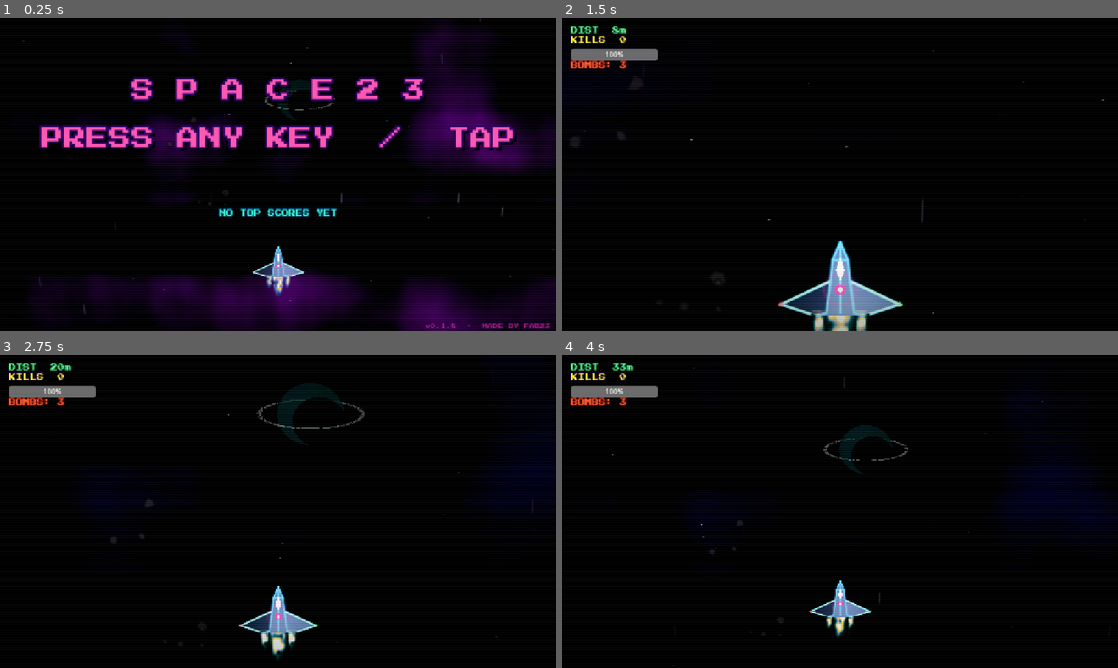
Above: before the commit, frames 1-4 (two rows, left to right).
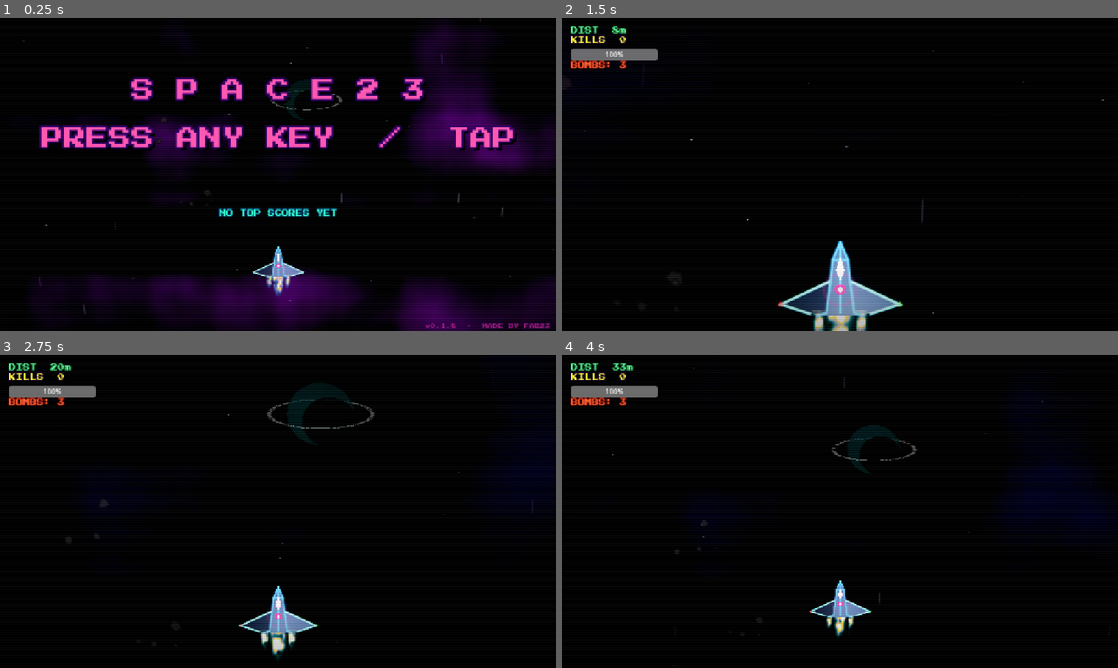
Above: after the commit, the same moments.

Repository: fabriziosalmi/space23
Game: Godot game, scene res://Main.tscn
The game is run twice, just before and just after one commit, with the same random seed, the same clock (stepped at 60 frames per second) and the same inputs. Sound files missing from this copy of the repository are replaced by a short silence.
Inputs (mouse positions are in pixels of both pictures, inside the frame that each line leads up to):
- Up to frame 1 (0.25 s): no input
- Up to frame 2 (1.5 s): tap Enter (ui_accept) at 0.5, 0.77 s; move the mouse to (962, 158) at 0.52 s; hold D (move_right) 0.53-1.28 s; tap X (bomb) at 0.6 s; click (962, 158) at 0.67 s; move the mouse to (728, 190) at 1.27 s; hold S (move_down) from 1.28 s (still down); tap Shift (dash) at 1.35 s
- Up to frame 3 (2.75 s): tap Enter (ui_accept) at 1.52 s; move the mouse to (333, 442) at 2.02 s; release S (move_down) at 2.03 s; hold D (move_right) from 2.03 s (still down); hold Space (fire) from 2.03 s (still down)
- Up to frame 4 (4 s): move the mouse to (812, 574) at 2.77 s; release D (move_right) at 2.78 s; release Space (fire) at 2.78 s; hold W (move_up) 2.78-3.53 s; tap P at 2.85 s; click (812, 574) at 2.92 s; tap Enter (ui_accept) at 3.02, 3.77 s; move the mouse to (1006, 558) at 3.52 s; hold A (move_left) from 3.53 s (still down); tap X (bomb) at 3.6 s

The runs differ from the first frame. In frame 1, 0.2% of the frame differs, in the area x 8-86%, y 23-87%; in frame 2, less than 0.1%; in frame 3, 0.5%, in the area x 12-90%, y 13-91%; in frame 4, 0.4%.

Commit message:
feat(bg): Phase 1.5 — strip 1.4x + position-keyed lateral parallax
Replaces the velocity-driven lateral_factor_* drift (sub-pixel/frame, broken
when the player held a direction) with a strip-based position-keyed model.
The universe is now rendered in a strip 1.4x the viewport; viewport_offset_x
smoothly tracks player.position.x (clamped so the strongest layer never
exposes strip edges) and each layer shifts by its own depth factor:

  nebula shader 0.05 / deep landmarks 0.20 / planets 0.45 / foreground 0.85

CPU layer entries gain a `strip_x` anchor and recompute pos.x each frame;
sprites store strip_x in metadata. Spawns now place bodies across the full
strip width — off-axis composition is "discoverable" by leaning sideways.

Co-Authored-By: Claude Opus 4.7 (1M context) <noreply@anthropic.com>

Diff:
--- a/BackgroundRenderer.gd
+++ b/BackgroundRenderer.gd
@@ -30,6 +30,24 @@
 # global "distance" counter (a planet should appear every PLANET_INTERVAL_PX
 # of in-game distance under default time dilation).
 const REFERENCE_SCROLL_SPEED: float = 100.0
+
+# ===== Strip / parallax (Phase 1.5: position-keyed lateral camera) =====
+# Universe is rendered in a "strip" wider than the viewport. The viewport's
+# horizontal centre tracks a smoothed `player.position.x`; each layer slides
+# laterally by a depth-scaled fraction of the player's offset from centre.
+# Result: real depth cue (closer layers move more) — replaces the prior
+# velocity-driven `lateral_factor_*` shifts that drifted at sub-pixel rates.
+const STRIP_WIDTH_MULT: float = 1.4   # 1280 viewport → 1792 strip
+const LATERAL_LERP_RATE: float = 4.0  # per-second smoothing toward target offset
+# Per-layer depth factors. 1.0 = full parallax (matches player motion); 0.0 =
+# infinite distance (no parallax). Values from bg_v2.md §4.1, with two extra
+# tiers for the CPU draw layers between deep and foreground.
+const DEPTH_NEBULA: float = 0.05         # nebula shader UV offset
+const DEPTH_DEEP: float = 0.20           # galaxy / nebula / BH / cluster sprites + CPU layer_deep
+const DEPTH_LAYER_MID: float = 0.30      # mid procedural stars
+const DEPTH_PLANET: float = 0.45         # planet sprites
+const DEPTH_LAYER_NEAR: float = 0.50     # near constellation + bright stars
+const DEPTH_FOREGROUND: float = 0.85     # CPU layer_top (asteroids, comets, foreground planets)
 
 # Deep-space landmarks (galaxies, nebulae, blackholes, clusters). Each kind has
 # its own pacing and visual treatment. They share the planet shader so they
@@ -101,9 +119,26 @@
 
 var screen_size: Vector2
 
+# Strip / parallax state. `viewport_offset_x` is the smoothed lateral camera
+# position in *strip-relative* coords: 0 = strip centred on viewport, +N = the
+# viewport is N px right of centre (i.e. layers shift left by N*depth on
+# screen). Clamped to ±max_player_offset so the strongest layer (DEPTH_FOREGROUND)
+# never exposes the strip's hard edges.
+var strip_width: float = 0.0
+var strip_pad: float = 0.0
+var max_player_offset: float = 0.0
+var viewport_offset_x: float = 0.0
+
 func _ready():
 	z_index = -10
 	screen_size = get_viewport_rect().size
+	strip_width = screen_size.x * STRIP_WIDTH_MULT
+	strip_pad = (strip_width - screen_size.x) * 0.5
+	# Foreground layer at depth d shifts by d * |player_offset| px on screen. To
+	# keep its content inside the strip we need d_max * |player_offset| ≤ strip_pad,
+	# i.e. |player_offset| ≤ strip_pad / d_max. Default: 256 / 0.85 ≈ 301 px —
+	# roughly half-screen of player travel before parallax saturates.
+	max_player_offset = strip_pad / DEPTH_FOREGROUND
 
 	# --- LAYER 0: NEBULA SHADER (Colored Universe Background) ---
 	# Z absoluto: il shader output è OPAQUE (alpha=1.0). Senza z_as_relative=false
@@ -188,6 +223,16 @@
 		deep_distance_accum[kind] = float(DEEP_CONFIGS[kind]["interval_px"]) * f
 	planet_sequence = 0
 
+# Map a strip-anchored x to the screen-space x for a layer of given depth.
+# Strip coords range over [0, strip_width]; screen coords over [0, screen_w].
+# When viewport_offset_x = 0 the strip is centred on the viewport, so a body
+# at strip_x = strip_width/2 renders at screen_w/2. As the player moves right,
+# viewport_offset_x grows positive and layers shift left by depth * offset —
+# stronger for foreground (DEPTH_FOREGROUND), barely visible for deep layers
+# (DEPTH_DEEP), invisible for the nebula (handled in shader at DEPTH_NEBULA).
+func _strip_to_screen_x(strip_x: float, depth: float) -> float:
+	return strip_x - strip_pad - viewport_offset_x * depth
+
 func _init_layers():
 	# Densità ridotta: prima ~120 elementi tra stars+flares+constellations →
 	# percepiti come "rumore". Ora ~50 totali, distribuiti per dare profondità
@@ -199,7 +244,7 @@
 	for i in range(2):
 		layer_deep.append({
 			"type": "galaxy",
-			"pos": Vector2(randf_range(-200, screen_size.x + 200), randf() * screen_size.y),
+			"strip_x": randf_range(-200, strip_width + 200), "pos": Vector2(0.0, randf() * screen_size.y),
 			"speed": randf_range(2.0, 5.0),
 			"size": randf_range(5.0, 10.0),
 			"angle": randf() * PI * 2.0,
@@ -209,7 +254,7 @@
 	for i in range(5):
 		layer_deep.append({
 			"type": "flare",
-			"pos": Vector2(randf_range(-200, screen_size.x + 200), randf() * screen_size.y),
+			"strip_x": randf_range(-200, strip_width + 200), "pos": Vector2(0.0, randf() * screen_size.y),
 			"speed": randf_range(2.0, 6.0),
 			"pulse_offset": randf() * PI * 2.0,
 			"pulse_speed": randf_range(0.5, 1.0)
@@ -221,20 +266,22 @@
 	# velocità in foreground) + una costellazione cosmetica.
 	for i in range(8):
 		layer_mid.append({
-			"pos": Vector2(randf_range(-200, screen_size.x + 200), randf() * screen_size.y),
+			"strip_x": randf_range(-200, strip_width + 200), "pos": Vector2(0.0, randf() * screen_size.y),
 			"speed": randf_range(40.0, 90.0),
 			"brightness": randf_range(0.20, 0.40)
 		})
 
 	var num_stars = randi() % 4 + 3
-	var c_pos = Vector2(randf_range(-200, screen_size.x + 200), randf() * screen_size.y)
+	var c_strip_x: float = randf_range(-200, strip_width + 200)
+	var c_pos_y: float = randf() * screen_size.y
 	var speed = randf_range(2.0, 8.0)
 	var stars = []
 	for s in range(num_stars):
 		stars.append(Vector2(randf_range(-200, 200), randf_range(-200, 200)))
 	layer_near.append({
 		"type": "constellation",
-		"pos": c_pos,
+		"strip_x": c_strip_x,
+		"pos": Vector2(0.0, c_pos_y),  # pos.x recomputed each frame from strip_x
 		"speed": speed,
 		"stars": stars,
 		"brightness": randf_range(0.35, 0.6)
@@ -242,7 +289,7 @@
 	for i in range(6):
 		layer_near.append({
 			"type": "star",
-			"pos": Vector2(randf_range(-200, screen_size.x + 200), randf() * screen_size.y),
+			"strip_x": randf_range(-200, strip_width + 200), "pos": Vector2(0.0, randf() * screen_size.y),
 			"speed": randf_range(120.0, 220.0),
 			"brightness": randf_range(0.40, 0.75)
 		})
@@ -251,7 +298,7 @@
 	for i in range(2):
 		layer_top.append({
 			"type": "planet",
-			"pos": Vector2(randf_range(-200, screen_size.x + 200), randf() * screen_size.y),
+			"strip_x": randf_range(-200, strip_width + 200), "pos": Vector2(0.0, randf() * screen_size.y),
 			"speed": randf_range(30.0, 50.0),
 			"radius": randf_range(30.0, 60.0),
 			"color": Color(randf_range(0.1, 0.3), randf_range(0.1, 0.3), randf_range(0.2, 0.4), 0.7),
@@ -275,22 +322,31 @@
 			})
 		layer_top.append({
 			"type": "asteroid_group",
-			"pos": Vector2(randf_range(-200, screen_size.x + 200), randf() * screen_size.y),
+			"strip_x": randf_range(-200, strip_width + 200), "pos": Vector2(0.0, randf() * screen_size.y),
 			"speed": randf_range(80.0, 120.0),
 			"asteroids": asteroids
 		})
 	for i in range(2):
 		layer_top.append({
 			"type": "comet",
-			"pos": Vector2(randf_range(-200, screen_size.x + 200), randf() * screen_size.y),
+			"strip_x": randf_range(-200, strip_width + 200), "pos": Vector2(0.0, randf() * screen_size.y),
 			"speed": randf_range(300.0, 500.0),
 			"dir": Vector2(randf_range(-0.5, 0.5), 1.0).normalized(),
 			"length": randf_range(80.0, 150.0)
 		})
 
-func update_background(delta: float, global_speed_multiplier: float, c_bg: Color, c_neb1: Color, c_neb2: Color, audio_low: float, audio_mid: float, audio_high: float = 0.0, player_vel_x: float = 0.0):
+func update_background(delta: float, global_speed_multiplier: float, c_bg: Color, c_neb1: Color, c_neb2: Color, audio_low: float, audio_mid: float, audio_high: float = 0.0, player_x: float = -1.0):
 	# Cassa = boost momentaneo dello scroll. Pulsa con la traccia.
 	var effective_speed: float = global_speed_multiplier + audio_low * KICK_PARALLAX_BOOST
+
+	# Lateral camera: smoothed track of player offset from viewport centre.
+	# Clamped so DEPTH_FOREGROUND * |offset| ≤ strip_pad — the strongest-parallax
+	# layer never exposes the strip's hard edges. `player_x = -1` is the sentinel
+	# for "no player" (TITLE state) → strip-centred, no lateral motion.
+	var target_offset: float = 0.0
+	if player_x >= 0.0:
+		target_offset = clamp(player_x - screen_size.x * 0.5, -max_player_offset, max_player_offset)
+	viewport_offset_x = lerp(viewport_offset_x, target_offset, LATERAL_LERP_RATE * delta)
 
 	# Floor "respiro" sul bass: raise minimo a ~0.15–0.25 per dare un kick
 	# baseline anche nei silenzi assoluti, ma SOTTO i picchi reali dell'audio
@@ -308,6 +364,10 @@
 		nebula_bg.material.set_shader_parameter("c_bg", Vector3(c_bg.r, c_bg.g, c_bg.b))
 		nebula_bg.material.set_shader_parameter("c_neb1", Vector3(c_neb1.r, c_neb1.g, c_neb1.b))
 		nebula_bg.material.set_shader_parameter("c_neb2", Vector3(c_neb2.r, c_neb2.g, c_neb2.b))
+		# Normalised lateral offset for the shader's UV shift. The shader
+		# multiplies by DEPTH_NEBULA internally → cloud / starfield drift
+		# barely perceptibly when the player leans laterally.
+		nebula_bg.material.set_shader_parameter("lateral_offset", viewport_offset_x / screen_size.x)
 
 	# Planet landmarks: drive their tint from the current palette and let them
 	# pulse on the bass. Per il pacing/scroll usiamo un floor disaccoppiato dal
@@ -318,40 +378,37 @@
 	current_palette_tint = Vector3(c_neb1.r, c_neb1.g, c_neb1.b)
 	last_audio_low = audio_low
 	var parallax_speed: float = max(global_speed_multiplier, 0.4) + audio_low * KICK_PARALLAX_BOOST
-	_tick_planets(delta, parallax_speed, player_vel_x)
-	_tick_deep_landmarks(delta, parallax_speed, player_vel_x)
-
-	# Scroll. Per dare un senso di profondità reattivo al movimento del player,
-	# shiftiamo i layer più "vicini" in direzione opposta a player.velocity.x.
-	# Fattori scelti empiricamente: il layer mid (lontano) si muove pochissimo,
-	# il near di più, il top molto poco perché contiene corpi celesti grandi
-	# (pianeti/asteroidi/comete) che con drift forte stonano.
-	# Max shift @ MAX_SPEED=700: mid ~0.07 px/frame, near ~0.4 px/frame, top ~0.14.
-	var lateral_factor_mid: float = 0.0001
-	var lateral_factor_near: float = 0.0006
-	var lateral_factor_top: float = 0.0002
+	_tick_planets(delta, parallax_speed)
+	_tick_deep_landmarks(delta, parallax_speed)
+
+	# CPU layers: each entry stores `strip_x` (anchor in strip coords) and `pos`
+	# (cached render position). Y scrolls per-frame as before; X is recomputed
+	# every frame from `strip_x` and the layer's depth factor — replaces the
+	# old velocity-keyed `lateral_factor_*` drift, which accumulated sub-pixel
+	# shifts that drifted unboundedly when the player held a direction.
 	var all_layers = [layer_deep, layer_mid, layer_near, layer_top]
-	var lateral_factors = [0.0, lateral_factor_mid, lateral_factor_near, lateral_factor_top]
+	var depths: Array = [DEPTH_DEEP, DEPTH_LAYER_MID, DEPTH_LAYER_NEAR, DEPTH_FOREGROUND]
 	var li: int = 0
 	for layer in all_layers:
-		var lat_shift: float = -player_vel_x * lateral_factors[li] * delta * 60.0
+		var depth: float = depths[li]
 		for e in layer:
-			if e.has("dir"): # E' una cometa
-				e.pos += e.dir * e.speed * effective_speed * delta
-				if e.pos.y > screen_size.y + 200 or e.pos.x < -200 or e.pos.x > screen_size.x + 200:
+			if e.has("dir"): # comet — moves freely in strip space
+				e.strip_x += e.dir.x * e.speed * effective_speed * delta
+				e.pos.y += e.dir.y * e.speed * effective_speed * delta
+				if e.pos.y > screen_size.y + 200 or e.strip_x < -200 or e.strip_x > strip_width + 200:
 					e.pos.y = -200
-					e.pos.x = randf_range(-200, screen_size.x + 200)
+					e.strip_x = randf_range(-200, strip_width + 200)
 			else:
 				e.pos.y += e.speed * effective_speed * delta
-				e.pos.x += lat_shift
 				if e.pos.y > screen_size.y + 150:
 					e.pos.y = -150
-					e.pos.x = randf_range(-200, screen_size.x + 200)
-
-			if e.has("rot"): # E' un asteroide
+					e.strip_x = randf_range(-200, strip_width + 200)
+			e.pos.x = _strip_to_screen_x(e.strip_x, depth)
+
+			if e.has("rot"): # asteroid (single)
 				e.rot += e.rot_speed * effective_speed * delta
 
-			if e.has("asteroids"): # E' un gruppo di asteroidi
+			if e.has("asteroids"): # asteroid group
 				for ast in e.asteroids:
 					ast.rot += ast.rot_speed * effective_speed * delta
 		li += 1
@@ -365,16 +422,23 @@
 	# "Visible" = sprite gia parzialmente in viewport o sta per entrare. Range
 	# generoso (-500..screen+300) perche i landmark sono ora 400-800 px → il
 	# guard deve considerare lo sprite come "visibile" anche con il centro
-	# fuori viewport, finche i bordi sono dentro.
+	# fuori viewport, finche i bordi sono dentro. Con la strip 1.4× alcuni
+	# sprite possono essere parcheggiati off-screen-X (a strip_x agli estremi):
+	# li escludiamo dal guard così un landmark visibile-solo-se-leani non
+	# blocca lo spawn della prossima landmark on-axis.
 	for c in planet_layer.get_children():
-		if c is Sprite2D and c.position.y > -500 and c.position.y < screen_size.y + 300:
+		if c is Sprite2D \
+				and c.position.y > -500 and c.position.y < screen_size.y + 300 \
+				and c.position.x > -300 and c.position.x < screen_size.x + 300:
 			return true
 	for c in deep_layer.get_children():
-		if c is Sprite2D and c.position.y > -500 and c.position.y < screen_size.y + 300:
+		if c is Sprite2D \
+				and c.position.y > -500 and c.position.y < screen_size.y + 300 \
+				and c.position.x > -300 and c.position.x < screen_size.x + 300:
 			return true
 	return false
 
-func _tick_planets(delta: float, effective_speed: float, player_vel_x: float = 0.0) -> void:
+func _tick_planets(delta: float, effective_speed: float) -> void:
 	# Accumulate "distance traveled" for planet spawn pacing.
 	planet_distance_accum += effective_speed * REFERENCE_SCROLL_SPEED * delta
 
@@ -388,20 +452,24 @@
 			planet_distance_accum -= PLANET_INTERVAL_PX
 			_spawn_planet()
 
-	# Lateral parallax shift dei pianeti (layer "lontano" → factor piccolo).
-	# 0.00015 al MAX_SPEED 700 = ~6 px/sec, percepibile ma non distrae.
-	var lat_shift: float = -player_vel_x * 0.00015 * delta * 60.0
-
-	# Drive existing planets: scroll + slight horizontal drift + per-frame
+	# Drive existing planets: scroll + slight strip-space drift + per-frame
 	# shader uniforms (palette tint follows current track, bass pulses size).
+	# X is recomputed every frame from the planet's `strip_x` anchor → lateral
+	# parallax follows player position with depth factor DEPTH_PLANET (0.45),
+	# replacing the prior velocity-driven shift that drifted unboundedly.
 	for child in planet_layer.get_children():
 		var sp := child as Sprite2D
 		if sp == null:
 			continue
 		var sc_speed: float = float(sp.get_meta("scroll_speed", PLANET_SCROLL_SPEED))
 		var x_drift: float = float(sp.get_meta("x_drift", 0.0))
+		var anchor: float = float(sp.get_meta("strip_x", strip_width * 0.5))
+		# x_drift advances the strip-anchor (slow horizontal "crossing" feel) —
+		# kept in strip space so the parallax framing remains consistent.
+		anchor += x_drift * delta
+		sp.set_meta("strip_x", anchor)
 		sp.position.y += sc_speed * effective_speed * delta
-		sp.position.x += x_drift * delta + lat_shift
+		sp.position.x = _strip_to_screen_x(anchor, DEPTH_PLANET)
 
 		if sp.material:
 			sp.material.set_shader_parameter("tint", current_palette_tint)
@@ -410,7 +478,7 @@
 		if sp.position.y > screen_size.y + 450:
 			sp.queue_free()
 
-func _tick_deep_landmarks(delta: float, effective_speed: float, player_vel_x: float = 0.0) -> void:
+func _tick_deep_landmarks(delta: float, effective_speed: float) -> void:
 	# Per-kind distance accumulators → independent pacing. Anche qui guard di
 	# esclusività: se c'è già una landmark in viewport (planet o deep), questo
 	# spawn viene posticipato. Cap dell'accumulator a interval per evitare burst.
@@ -424,18 +492,20 @@
 				deep_distance_accum[kind] -= interval
 				_spawn_deep_landmark(kind)
 
-	# Lateral parallax dei deep landmarks (layer più lontano dei pianeti).
-	var lat_shift: float = -player_vel_x * 0.00008 * delta * 60.0
-
-	# Update active deep landmarks: scroll, drift, palette tint per frame.
+	# Update active deep landmarks: scroll, strip-space drift, per-frame shader
+	# uniforms. X recomputed every frame from `strip_x` anchor at DEPTH_DEEP
+	# (0.20) — gentle lateral parallax, deep landmarks read as far away.
 	for child in deep_layer.get_children():
 		var sp := child as Sprite2D
 		if sp == null:
 			continue
 		var sc_speed: float = float(sp.get_meta("scroll_speed", 20.0))
 		var x_drift: float = float(sp.get_meta("x_drift", 0.0))
+		var anchor: float = float(sp.get_meta("strip_x", strip_width * 0.5))
+		anchor += x_drift * delta
+		sp.set_meta("strip_x", anchor)
 		sp.position.y += sc_speed * effective_speed * delta
-		sp.position.x += x_drift * delta + lat_shift
+		sp.position.x = _strip_to_screen_x(anchor, DEPTH_DEEP)
 		if sp.material:
 			sp.material.set_shader_parameter("tint", current_palette_tint)
 			sp.material.set_shader_parameter("audio_low", last_audio_low)
@@ -463,14 +533,15 @@
 	var scale_factor: float = (body_target / tex_w) * size_jitter
 	sp.scale = Vector2(scale_factor, scale_factor)
 
-	# Spread across screen with margin so the body doesn't clip; randomized.
-	# Spawn ry alta (-450..-600) perché i landmark adesso sono giganti (body
-	# fino a 800 px). Con half_height ~400, ry=-500 mette il bottom del sprite
-	# a y=-100 (appena sopra il viewport): il landmark "scivola dentro" pulito.
+	# Spread across the *strip* (1.4× viewport) with margin. Spawn ry alta
+	# (-450..-600) perché i landmark adesso sono giganti (body fino a 800 px).
+	# Con half_height ~400, ry=-500 mette il bottom del sprite a y=-100 (appena
+	# sopra il viewport): il landmark "scivola dentro" pulito.
 	var margin: float = 220.0
-	var rx: float = randf_range(margin, screen_size.x - margin)
+	var rx_strip: float = randf_range(margin, strip_width - margin)
 	var ry: float = -randf_range(450, 600)
-	sp.position = Vector2(rx, ry)
+	sp.set_meta("strip_x", rx_strip)
+	sp.position = Vector2(_strip_to_screen_x(rx_strip, DEPTH_DEEP), ry)
 	sp.modulate = cfg["modulate"]
 	sp.rotation = randf_range(-0.4, 0.4)  # slight tilt — these are not "facing camera"
 
@@ -512,16 +583,18 @@
 	var scale_factor: float = (PLANET_BODY_TARGET_PX / body_w) * size_jitter
 	sp.scale = Vector2(scale_factor, scale_factor)
 
-	# Spread X across the full screen width with margin so the planet body
-	# doesn't clip the edge. Bias odd/even spawns toward opposite halves to
-	# avoid stacking columns.
-	var half: float = screen_size.x * 0.5
+	# Spread X across the full *strip* width (1.4× viewport) with margin so the
+	# planet body doesn't clip the strip edge. Bias odd/even spawns toward
+	# opposite halves to avoid stacking columns. With the wider strip, planets
+	# can spawn off-axis (visible only when player leans sideways) — the doc's
+	# "explorable on a small scale" payoff.
+	var half: float = strip_width * 0.5
 	var margin: float = 180.0
-	var rx: float
+	var rx_strip: float
 	if planet_sequence % 2 == 0:
-		rx = randf_range(margin, half - 40)
+		rx_strip = randf_range(margin, half - 40)
 	else:
-		rx = randf_range(half + 40, screen_size.x - margin)
+		rx_strip = randf_range(half + 40, strip_width - margin)
 
 	# Y entry jitter — spawn ben sopra il viewport perché il pianeta è enorme
 	# (body 600 + jitter scale = sprite ~600-700 px). ry=-400 lascia il bottom
@@ -529,10 +602,12 @@
 	var ry: float = -randf_range(380, 500)
 
 	# A slow horizontal drift gives the impression they're crossing the scene
-	# rather than scrolling vertically in lockstep.
+	# rather than scrolling vertically in lockstep. Drift advances the strip
+	# anchor (see _tick_planets), not the screen-space position directly.
 	var x_drift: float = randf_range(-12.0, 12.0)
 
-	sp.position = Vector2(rx, ry)
+	sp.set_meta("strip_x", rx_strip)
+	sp.position = Vector2(_strip_to_screen_x(rx_strip, DEPTH_PLANET), ry)
 	# Modulate quasi-bianco con leggera tinta perla; alpha 0.32 (-15% del giro
 	# precedente): planet ancora più "fondale".
 	sp.modulate = Color(0.92, 0.91, 0.96, 0.32)
--- a/Main.gd
+++ b/Main.gd
@@ -668,9 +668,10 @@
 		world_env.environment.glow_intensity = 1.8
 
 	# Background scroll (con kick→parallasse boost interno a BackgroundRenderer).
-	# Passiamo player.velocity.x: il bg laterale shifta in direzione opposta per
-	# dare un senso di profondità reattivo al movimento del giocatore.
-	bg_renderer.update_background(delta, global_speed_multiplier, current_c_bg, current_c_neb1, current_c_neb2, audio_manager.audio_low, audio_manager.audio_mid, audio_manager.audio_high, player.velocity.x)
+	# Passiamo player.position.x: il BackgroundRenderer calcola un viewport
+	# offset position-keyed (smoothato + clampato) e ogni layer shifta in base
+	# al proprio depth factor → parallasse vero (non più velocity-driven).
+	bg_renderer.update_background(delta, global_speed_multiplier, current_c_bg, current_c_neb1, current_c_neb2, audio_manager.audio_low, audio_manager.audio_mid, audio_manager.audio_high, player.position.x)
 
 	# Distance + HUD (DIST + KILLS separati così il punteggio kill non viene
 	# sommerso dalla distance dopo 1 minuto di gioco).
--- a/shaders/nebula.gdshader
+++ b/shaders/nebula.gdshader
@@ -17,6 +17,13 @@
 uniform float audio_low = 0.0;
 uniform float audio_mid = 0.0;
 uniform float audio_high = 0.0;
+// Lateral parallax: viewport_offset_x / screen_width passed by GDScript.
+// Multiplied by 0.05 (DEPTH_NEBULA) before being applied to sample UVs — the
+// nebula is the deepest layer, so the shift is barely perceptible (max ~1.2%
+// of UV at full player extension). Matches the position-keyed parallax of the
+// CPU layers and sprites; without this the nebula would feel locked to the
+// camera while everything in front slid past.
+uniform float lateral_offset = 0.0;
 
 vec2 random2(vec2 p) {
 	return fract(sin(vec2(dot(p, vec2(127.1, 311.7)), dot(p, vec2(269.5, 183.3)))) * 43758.5453);
@@ -91,6 +98,12 @@
 }
 
 void fragment() {
+	// Lateral shift applied uniformly to all sample UVs (clouds, starfields,
+	// streaks). Positive `lateral_offset` (player right of centre) → sample
+	// further right in the texture → cloud appears to drift left on screen,
+	// matching the parallax of layers in front.
+	float lat = lateral_offset * 0.05;
+
 	vec2 uv = UV;
 	// Direzione: `-= scroll_time` shifta il sample DOWN ⇒ pattern visibile
 	// si muove DOWN (illusione "ship moves forward"). Stessa correzione
@@ -98,6 +111,7 @@
 	// fbm() sotto sono state flippate per mantenere la differential drift
 	// inter-octave senza riportare le nuvole nella vecchia direzione UP.
 	uv.y -= scroll_time * 0.05;
+	uv.x += lat;
 
 	// Two main cloud octaves (bass-driven). Y-component delle additional
 	// time-offsets invertita rispetto alla vecchia versione: n1 add `-0.05`,
@@ -153,10 +167,12 @@
 	// e delle comete (che vanno giù).
 	vec2 star_uv1 = UV;
 	star_uv1.y -= scroll_time * 0.04;
+	star_uv1.x += lat;
 	color += starfield_layer(star_uv1, 140.0, 0.985, 0.035, 3.5) * (0.7 + audio_mid * 0.4);
 
 	vec2 star_uv2 = UV;
 	star_uv2.y -= scroll_time * 0.10;
+	star_uv2.x += lat;
 	color += starfield_layer(star_uv2, 75.0, 0.992, 0.05, 5.0) * 1.2 * (0.8 + audio_high * 0.5);
 
 	// --- SPEED STREAKS — sottili linee verticali "warp" che vendono velocità ---
@@ -166,6 +182,7 @@
 	// di direzione delle starfield: `-=` per scrollare DOWN.)
 	vec2 streak_uv = UV;
 	streak_uv.y -= scroll_time * 0.18;
+	streak_uv.x += lat;
 	vec2 streak_cell = floor(streak_uv * vec2(160.0, 35.0));
 	float streak_h = hash21(streak_cell + 5.7);
 	float streak_visible = step(0.992, streak_h);
